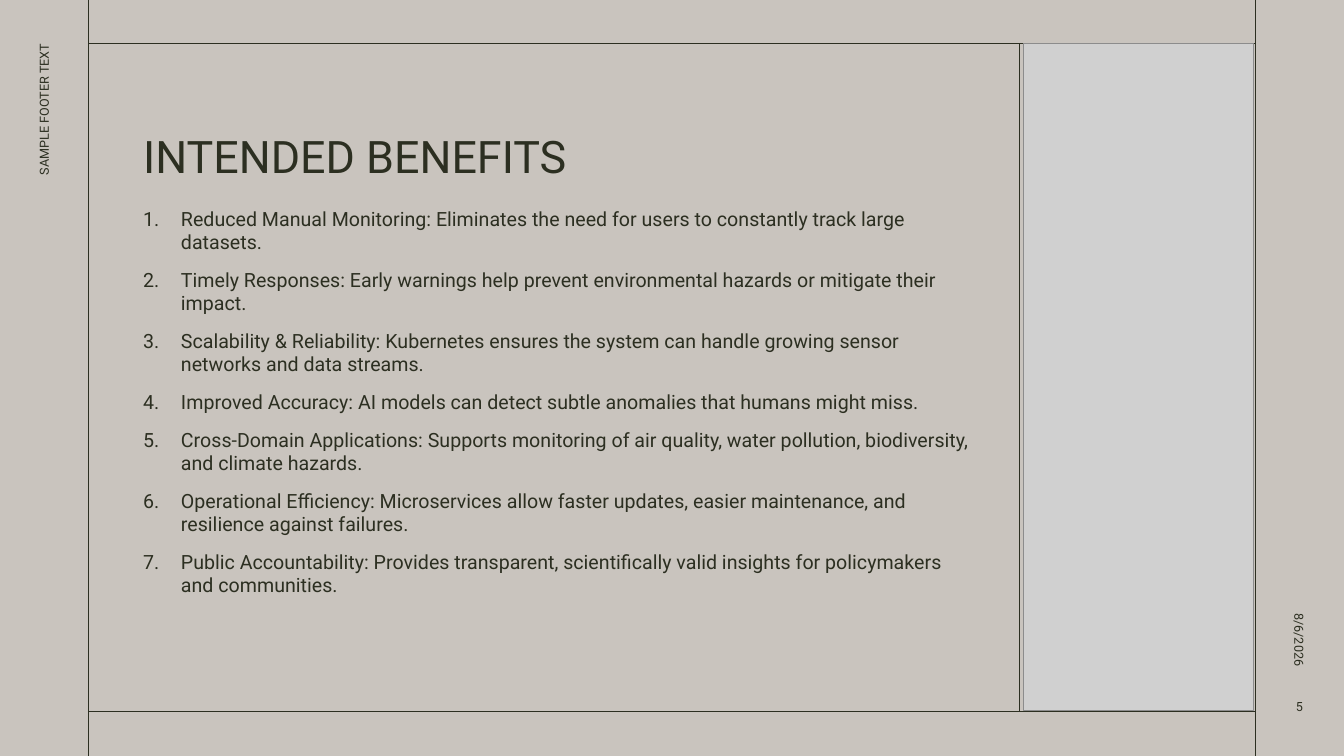
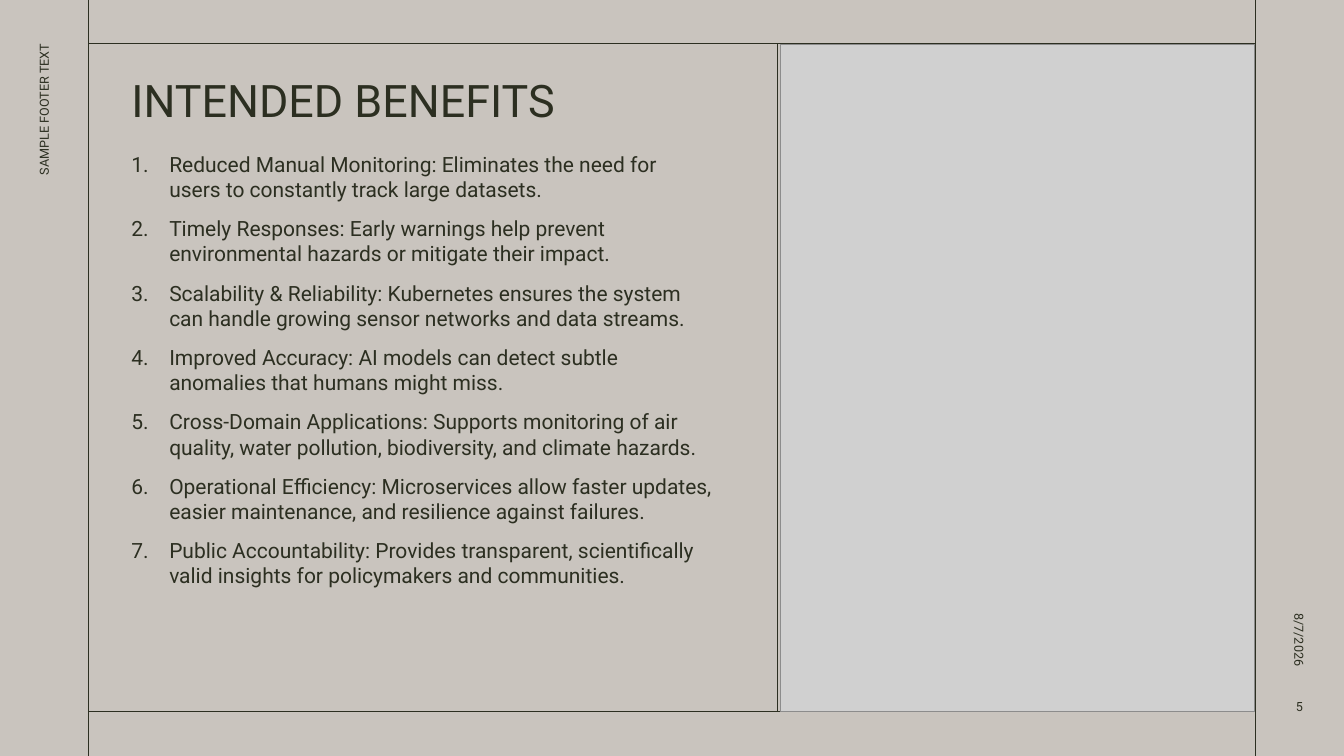
Before and after one commit to cucucumber789-svg/EGT307_T2_Bacon, a slide deck: slide 5 of EGT307 PRESENTATION.pptx. Drawn at 1344x756 pixels with LibreOffice and Linux fonts; fonts in the diff are those of the drawing; grey boxes stand for pictures. Boxes give left, top, right and bottom in pixels: in the first picture for what was removed or moved away, otherwise in the second. Text is boxed around its words. In the diff, an @@ line names an element or a change of style, - is before the commit and + after.

```diff
--- a/EGT307 PRESENTATION.pptx
+++ b/EGT307 PRESENTATION.pptx
@@ title "INTENDED BENEFITS": place and size @@
-title "INTENDED BENEFITS" at [143,140,566,174]
+title "INTENDED BENEFITS" at [131,84,554,118]
@@ line moved from (1020, 44) - (1020, 712) to (777, 44) - (777, 712) @@
@@ picture added at [780,44,1255,712] @@
@@ picture removed at [1024,43,1254,711] @@
@@ text "Reduced Manual Monitoring: Eliminates the ...": place and size @@
-text "Reduced Manual Monitoring: Eliminates the ..." at [181,211,968,592]
+text "Reduced Manual Monitoring: Eliminates the ..." at [169,156,711,588]
@@ text "Reduced Manual Monitoring: Eliminates the ..." at [169,156,711,588]: size 14 to 15 pt @@
@@ text at [1291,618,1308,665]: text changed @@
-8/6/2026
+8/7/2026
```
Also in this commit, not shown: 16 other slides changed, 5 other files.
